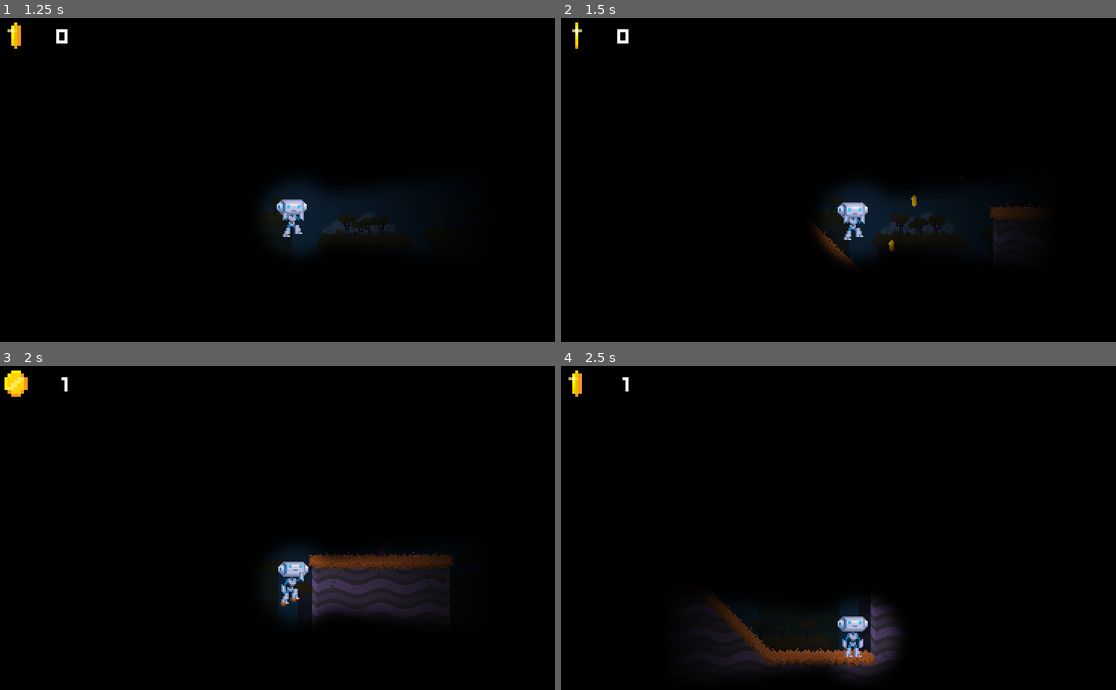
Above: before the commit, frames 1-4 (two rows, left to right).
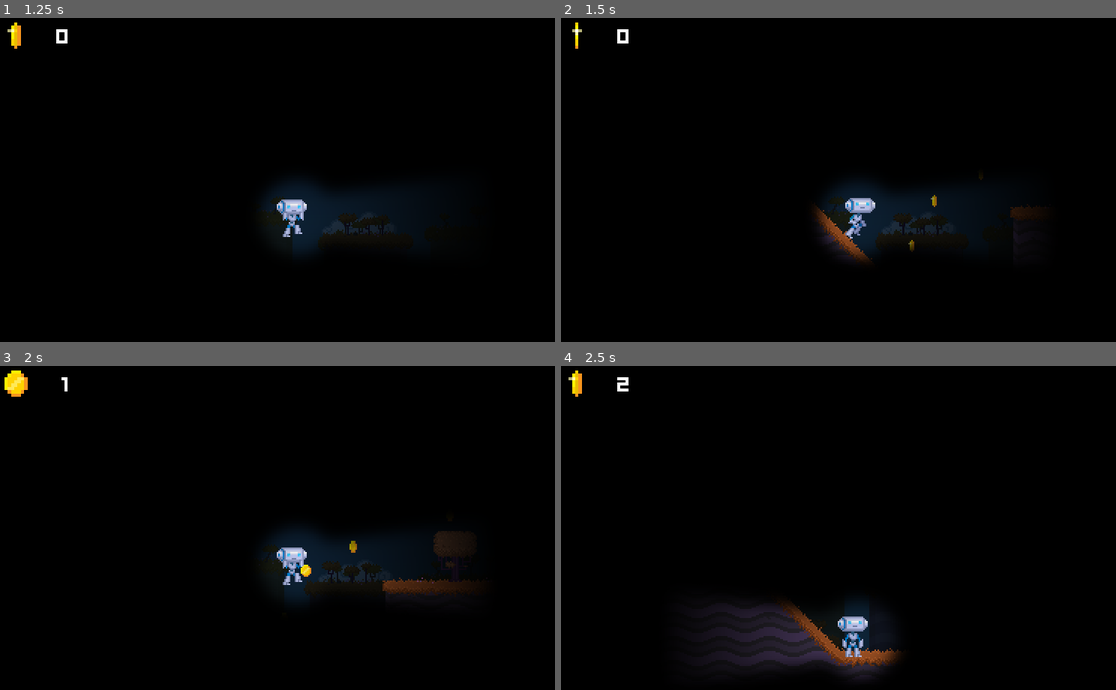
Above: after the commit, the same moments.

Repository: HallurKrist/Prototype4
Game: Godot game, scene res://src/Main/Game.tscn
Two runs of this game, one before a commit and one after it. Both use one fixed random seed, a clock stepped at 60 frames per second and the inputs below.
Inputs:
- Up to frame 1 (1.25 s): hold Right (move_right) from 0.53 s (still down); hold Shift (sprint, bound only after the commit) from 0.53 s (still down); tap Up (jump) at 0.77, 0.8, 1.07 s
- Up to frame 2 (1.5 s): keep holding Right (move_right); release Shift (sprint, bound only after the commit) at 1.28 s; tap Up (jump) at 1.35 s
- Up to frame 3 (2 s): keep holding Right (move_right); tap Up (jump) at 1.52, 1.82 s; tap Shift (sprint, bound only after the commit) at 1.55 s
- Up to frame 4 (2.5 s): release Right (move_right) at 2.03 s; hold Left (move_left) from 2.03 s (still down); hold Ctrl (lock_move) from 2.03 s (still down); tap Up (jump) at 2.3 s

Frame 1 is identical in both runs. In frame 2, 1.5% of the frame differs, in the area x 45-85%, y 49-76%; in frame 3, 5.5%, in the area x 47-85%, y 50-79%; in frame 4, 3.0%.

Commit message:
add sprint and lowered base speed

Diff:
--- a/2d_platformer/platformer/project.godot
+++ b/2d_platformer/platformer/project.godot
@@ -221,6 +221,11 @@
 "events": [ Object(InputEventKey,"resource_local_to_scene":false,"resource_name":"","device":0,"alt":false,"shift":false,"control":false,"meta":false,"command":false,"pressed":false,"scancode":0,"physical_scancode":16777238,"unicode":0,"echo":false,"script":null)
  ]
 }
+sprint={
+"deadzone": 0.5,
+"events": [ Object(InputEventKey,"resource_local_to_scene":false,"resource_name":"","device":0,"alt":false,"shift":false,"control":false,"meta":false,"command":false,"pressed":false,"scancode":0,"physical_scancode":16777237,"unicode":0,"echo":false,"script":null)
+ ]
+}
 
 [layer_names]
 
--- a/2d_platformer/platformer/src/Actors/Player.gd
+++ b/2d_platformer/platformer/src/Actors/Player.gd
@@ -6,6 +6,8 @@
 signal collect_coin()
 
 const FLOOR_DETECT_DISTANCE = 20.0
+
+export var sprint_multiplier = 2.0
 
 export(String) var action_suffix = ""
 
@@ -109,7 +111,8 @@
 		is_jump_interrupted
 	):
 	var velocity = linear_velocity
-	velocity.x = speed.x * direction.x
+	var multiplier = sprint_multiplier if Input.is_action_pressed("sprint") else 1
+	velocity.x = speed.x * direction.x * multiplier
 	if direction.y != 0.0:
 		velocity.y = speed.y * direction.y
 	if is_jump_interrupted:
--- a/2d_platformer/platformer/src/Actors/Player.tscn
+++ b/2d_platformer/platformer/src/Actors/Player.tscn
@@ -191,6 +191,7 @@
 [node name="Player" type="KinematicBody2D"]
 collision_mask = 30
 script = ExtResource( 1 )
+speed = Vector2( 75, 350 )
 
 [node name="ShootAnimation" type="Timer" parent="."]
 process_mode = 0
